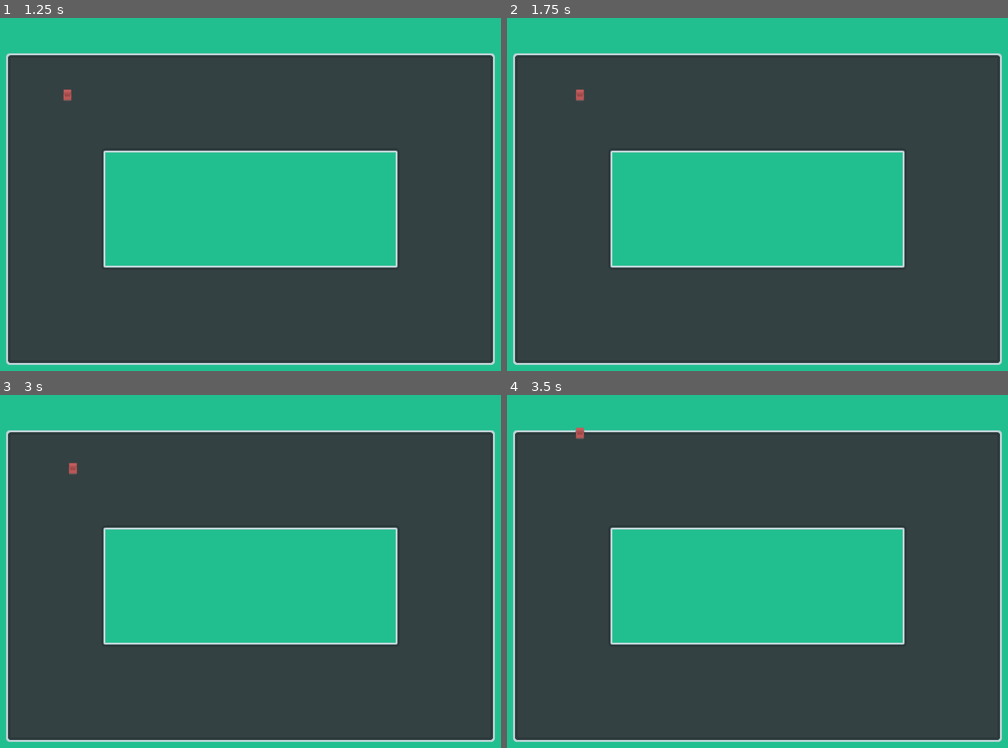
Above: before the commit, frames 1-4 (two rows, left to right).
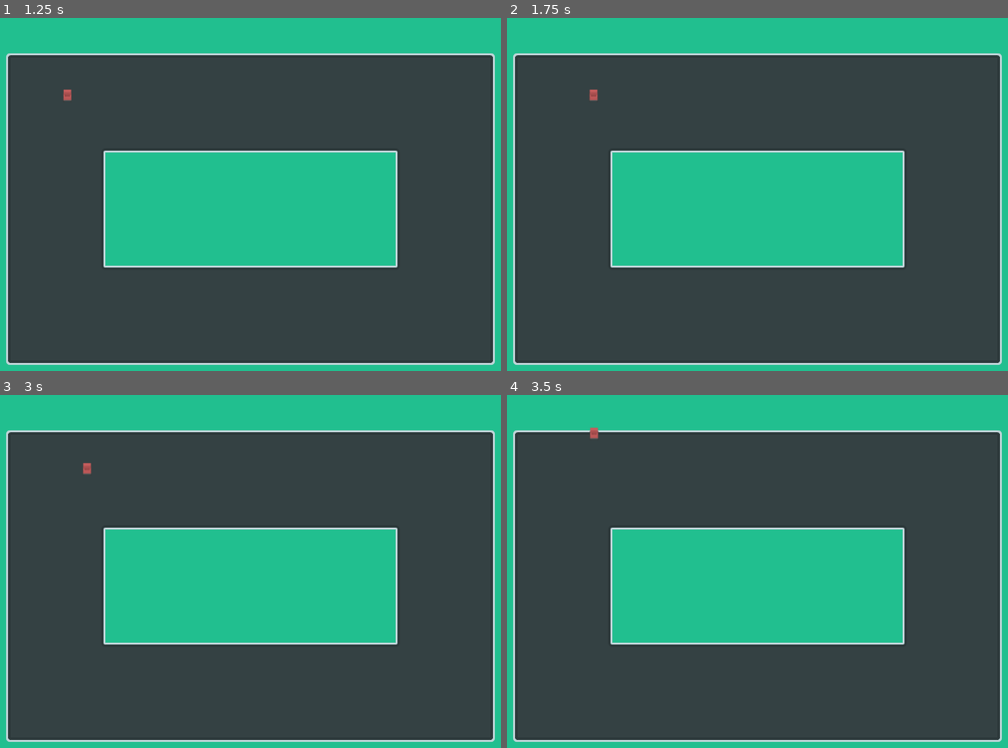
Above: after the commit, the same moments.

Repository: wreckingballgames/JameGam45
Game: Godot game, scene res://scenes/main.tscn
The game is run twice, just before and just after one commit, with the same random seed, the same clock (stepped at 60 frames per second) and the same inputs.
Inputs:
- Up to frame 1 (1.25 s): tap Enter at 0.5 s; hold E (slide_right) from 0.53 s (still down); tap Space (shoot) at 0.6 s
- Up to frame 2 (1.75 s): tap Space (shoot) at 1.25, 1.35 s; release E (slide_right) at 1.28 s; hold Shift (brake) from 1.28 s (still down)
- Up to frame 3 (3 s): tap Enter at 2 s; release Shift (brake) at 2.03 s; hold E (slide_right) 2.03-2.78 s; tap Space (shoot) at 2.1, 2.75, 2.85 s; hold W (accelerate) from 2.78 s (still down)
- Up to frame 4 (3.5 s): keep holding W (accelerate)

Frame 1 is identical in both runs. In frame 2, 0.1% of the frame differs, in the area x 13-19%, y 20-24%; in frame 3, 0.1%; in frame 4, 0.1%.

Commit message:
Use tweening to animate racer slide actions
Sometimes the sliding behaves strangely after turning a lot. I think this is a weird way to do what I'm imagining, using a CharacterBody2D and velocity. A force impulse is more natural. Maybe for a driving game where physics are kind of important, rigid bodies would be better than CharacterBody2D.

Diff:
--- a/scripts/racer.gd
+++ b/scripts/racer.gd
@@ -44,8 +44,9 @@
 @export var missile_scene: PackedScene
 @export var missle_spawn_distance: float = 50.0
 @export var acceleration_rate: float = 5.0
+@export var slide_duration: float = 0.25
 @export var slide_cooldown_duration: float = 3.0
-@export var slide_force: float = 10.0
+@export var slide_force: float = 150.0
 @export var brake_rate: float = 0.05
 @export var constant_deceleration_rate: float = 0.005
 
@@ -144,16 +145,20 @@
 func slide_left() -> void:
 	if slide_cooldown_timer.time_left != 0:
 		return
-	# TODO: Use AnimationPlayer for fancy sliding
-	global_position += directions[get_left_direction(forward_direction_pointer)] * slide_force
+	var tween := get_tree().create_tween()
+	var old_velocity := velocity
+	tween.tween_property(self, "velocity", velocity + directions[get_left_direction(forward_direction_pointer)] * slide_force, slide_duration)
+	tween.tween_property(self, "velocity", old_velocity, slide_duration)
 	slide_cooldown_timer.start(slide_cooldown_duration)
 
 
 func slide_right() -> void:
 	if slide_cooldown_timer.time_left != 0:
 		return
-	# TODO: Use AnimationPlayer for fancy sliding
-	global_position += directions[get_right_direction(forward_direction_pointer)] * slide_force
+	var tween := get_tree().create_tween()
+	var old_velocity := velocity
+	tween.tween_property(self, "velocity", velocity + directions[get_right_direction(forward_direction_pointer)] * slide_force, slide_duration)
+	tween.tween_property(self, "velocity", old_velocity, slide_duration)
 	slide_cooldown_timer.start(slide_cooldown_duration)
 
 
